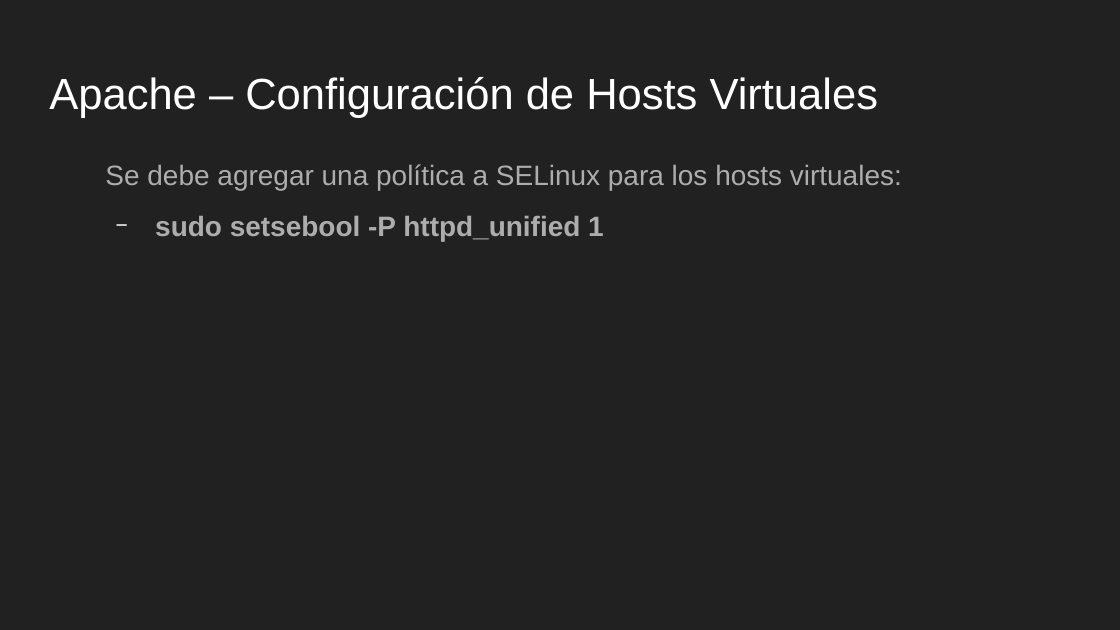
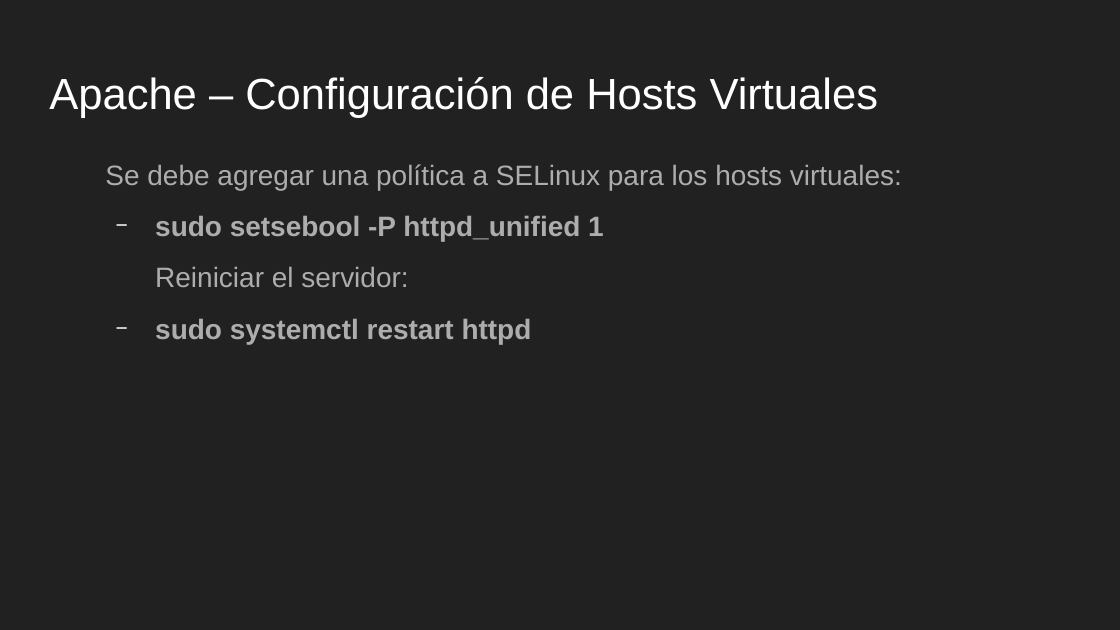
Before and after one commit to tabris2015/LNX102_103, a slide deck: slide 11 of slides/Sesion8.odp. Drawn at 1120x630 pixels with LibreOffice and Linux fonts; fonts in the diff are those of the drawing. Boxes give left, top, right and bottom in pixels: in the first picture for what was removed or moved away, otherwise in the second. Text is boxed around its words. In the diff, an @@ line names an element or a change of style, - is before the commit and + after.

```diff
--- a/slides/Sesion8.odp
+++ b/slides/Sesion8.odp
@@ text at [155,266,532,344]: paragraphs added @@
+  Reiniciar el servidor:
+  − sudo systemctl restart httpd
```
Also in this commit, not shown: 1 other slide changed, 2 other files.
